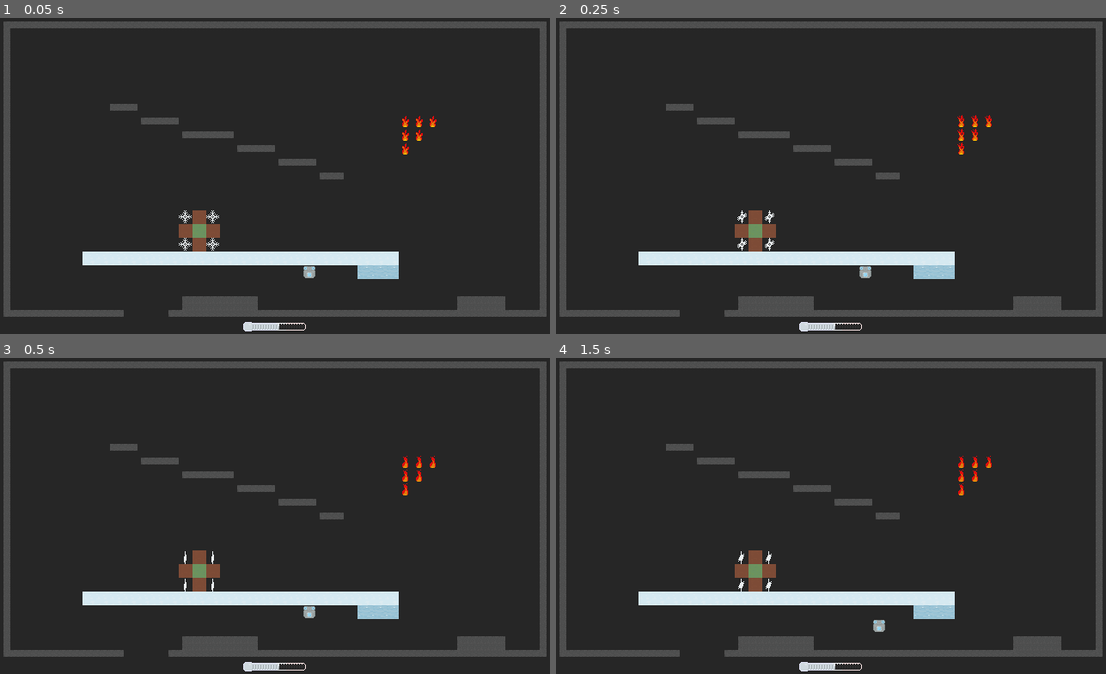
Above: before the commit, frames 1-4 (two rows, left to right).
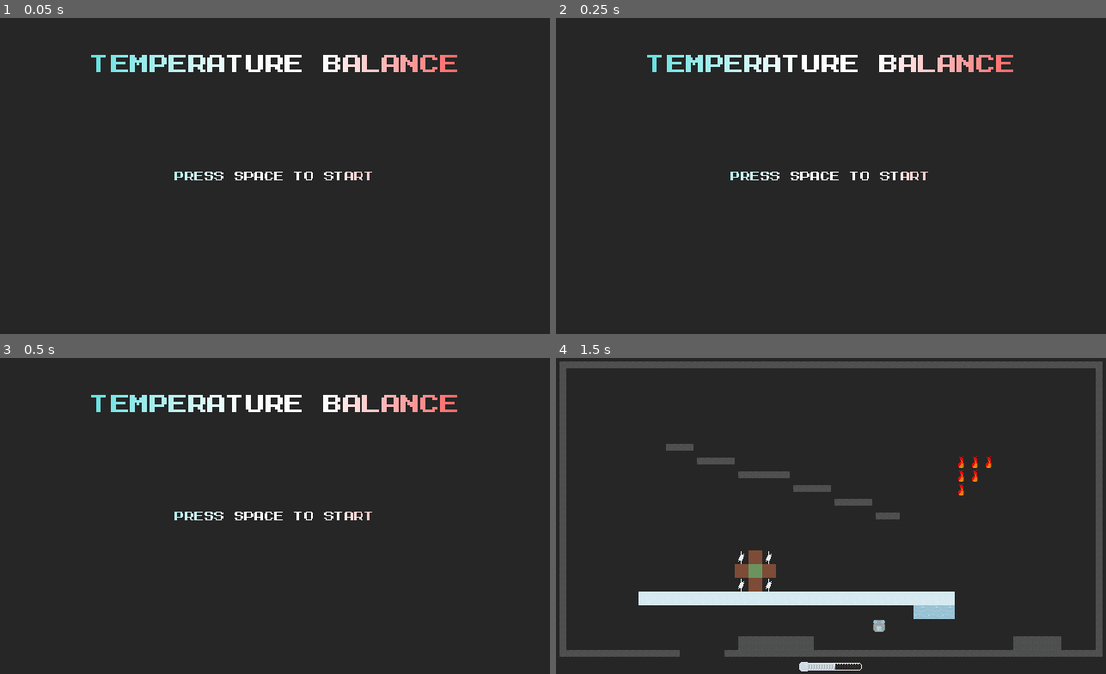
Above: after the commit, the same moments.

Repository: PhotonChaos/TemperatureBalance
Game: Godot game, scene res://scenes/main.tscn
Two runs of this game, one before a commit and one after it. Both use one fixed random seed, a clock stepped at 60 frames per second and the inputs below.
Inputs (mouse positions are in pixels of both pictures, inside the frame that each line leads up to):
- Up to frame 1 (0.05 s): no input
- Up to frame 2 (0.25 s): no input
- Up to frame 3 (0.5 s): no input
- Up to frame 4 (1.5 s): tap Space (start_game, bound only after the commit) at 0.5, 1.35 s; move the mouse to (952, 500) at 0.52 s; hold Right (move_right) 0.53-1.28 s; hold Space (start_game, bound only after the commit) 0.53-1.28 s; click (952, 500) at 0.67 s; move the mouse to (721, 531) at 1.27 s; hold Down (move_down) from 1.28 s (still down)

The runs differ from the first frame. In frame 1, 14% of the frame differs, in the area x 0-100%, y 1-100%; in frame 2, 14%; in frame 3, 14%; in frame 4, nothing differs.

Commit message:
Add main menu and font

Diff:
--- /dev/null
+++ b/main_theme.tres
@@ -0,0 +1,8 @@
+[gd_resource type="Theme" load_steps=2 format=3 uid="uid://coo5bwre2dob0"]
+
+[ext_resource type="FontFile" uid="uid://crk3ox5d7acfl" path="res://MegamaxJonathanToo-YqOq2.ttf" id="1_86g4c"]
+
+[resource]
+default_font = ExtResource("1_86g4c")
+Button/fonts/font = ExtResource("1_86g4c")
+Label/fonts/font = ExtResource("1_86g4c")
--- a/project.godot
+++ b/project.godot
@@ -58,6 +58,11 @@
 "events": [Object(InputEventKey,"resource_local_to_scene":false,"resource_name":"","device":-1,"window_id":0,"alt_press …(192 unchanged characters)…
 ]
 }
+start_game={
+"deadzone": 0.5,
+"events": [Object(InputEventKey,"resource_local_to_scene":false,"resource_name":"","device":-1,"window_id":0,"alt_pressed":false,"shift_pressed":false,"ctrl_pressed":false,"meta_pressed":false,"pressed":false,"keycode":0,"physical_keycode":32,"key_label":0,"unicode":32,"location":0,"echo":false,"script":null)
+]
+}
 
 [rendering]
 
--- /dev/null
+++ b/scenes/MainMenu.tscn
@@ -0,0 +1,69 @@
+[gd_scene load_steps=6 format=3 uid="uid://c3bsieyrhkmwh"]
+
+[ext_resource type="Theme" uid="uid://coo5bwre2dob0" path="res://main_theme.tres" id="1_t7env"]
+[ext_resource type="Texture2D" uid="uid://c2m65ylg4mr5x" path="res://textures/ThermalGradient.tres" id="2_agfiv"]
+[ext_resource type="Script" path="res://scripts/main_menu.gd" id="2_w4msm"]
+
+[sub_resource type="LabelSettings" id="LabelSettings_spb0u"]
+font_size = 31
+
+[sub_resource type="LabelSettings" id="LabelSettings_q1obf"]
+line_spacing = 8.0
+
+[node name="MainMenu" type="Control"]
+layout_mode = 3
+anchors_preset = 15
+anchor_right = 1.0
+anchor_bottom = 1.0
+grow_horizontal = 2
+grow_vertical = 2
+theme = ExtResource("1_t7env")
+script = ExtResource("2_w4msm")
+
+[node name="Title" type="Label" parent="."]
+clip_children = 2
+layout_mode = 1
+anchors_preset = 10
+anchor_right = 1.0
+offset_bottom = 70.0
+grow_horizontal = 2
+text = "Temperature Balance"
+label_settings = SubResource("LabelSettings_spb0u")
+horizontal_alignment = 1
+vertical_alignment = 2
+
+[node name="TextureRect" type="TextureRect" parent="Title"]
+layout_mode = 1
+anchors_preset = 15
+anchor_right = 1.0
+anchor_bottom = 1.0
+grow_horizontal = 2
+grow_vertical = 2
+texture = ExtResource("2_agfiv")
+expand_mode = 1
+
+[node name="Label" type="Label" parent="."]
+clip_children = 2
+layout_mode = 1
+anchors_preset = 14
+anchor_top = 0.5
+anchor_right = 1.0
+anchor_bottom = 0.5
+offset_top = -8.5
+offset_bottom = 8.5
+grow_horizontal = 2
+grow_vertical = 2
+text = "Press space to start"
+label_settings = SubResource("LabelSettings_q1obf")
+horizontal_alignment = 1
+vertical_alignment = 1
+
+[node name="TextureRect" type="TextureRect" parent="Label"]
+layout_mode = 1
+anchors_preset = 15
+anchor_right = 1.0
+anchor_bottom = 1.0
+grow_horizontal = 2
+grow_vertical = 2
+texture = ExtResource("2_agfiv")
+expand_mode = 1
--- a/scenes/main.tscn
+++ b/scenes/main.tscn
@@ -8,8 +8,9 @@
 [ext_resource type="PackedScene" uid="uid://dxmhjfbwfb6gm" path="res://scenes/levels/Tutorial3.tscn" id="5_jamrn"]
 [ext_resource type="PackedScene" uid="uid://bjdag3d8dtyo0" path="res://scenes/levels/Challenge1.tscn" id="6_tnap7"]
 [ext_resource type="PackedScene" uid="uid://c0e45rx2qtbde" path="res://scenes/levels/Challenge2.tscn" id="7_12tus"]
-[ext_resource type="PackedScene" uid="uid://caa2futy5kh05" path="res://scenes/thermometer.tscn" id="9_kc3wl"]
+[ext_resource type="PackedScene" path="res://scenes/thermometer.tscn" id="9_kc3wl"]
 [ext_resource type="PackedScene" uid="uid://c6o1prkrwh8bx" path="res://audio/effects/DeathSFXHandler.tscn" id="10_2l2ee"]
+[ext_resource type="PackedScene" uid="uid://c3bsieyrhkmwh" path="res://scenes/MainMenu.tscn" id="11_jm3ud"]
 
 [node name="MainGame" type="Node2D"]
 script = ExtResource("1_yeod1")
@@ -22,3 +23,7 @@
 
 [node name="DeathSfxHandler" parent="." instance=ExtResource("10_2l2ee")]
 volume_db = -5.0
+
+[node name="MenuLayer" type="CanvasLayer" parent="."]
+
+[node name="MainMenu" parent="MenuLayer" instance=ExtResource("11_jm3ud")]
--- a/scripts/game.gd
+++ b/scripts/game.gd
@@ -9,14 +9,14 @@
 var current_level: Level = null
 
 # TODO:
-# [ ] Main Menu
+# [x] Main Menu
 # [x] Level loading
 #   [x] Tilemap
 # [x] Success signal handler
 # [x] Death signal handler
 # [x] Restart function
-# [ ] Death restart screen (optional)
-# [ ] Temperature update signal handler (Maybe this goes in UI
+# [x] Death restart screen (optional)
+# [x] Temperature update signal handler (Maybe this goes in UI)
 # [ ] Final victory screen
 
 func load_level(level_id: int):
@@ -25,7 +25,6 @@
 
 	current_level.win.connect(level_complete)
 	current_level.loss.connect(restart_level)
-
 
 	$Thermometer.attachPlayer(current_level.player_ref)
 	$Thermometer.updateBar(current_level.player_ref.temperature)
@@ -53,19 +52,24 @@
 	unload_level()
 	load_level(current_level_id)
 
+func start_game():
+	var menu = $MenuLayer/MainMenu
+	remove_child(menu)
+	menu.queue_free()
 
+	$Thermometer.visible = true
+	load_level(current_level_id)
+
+	$SoundtrackHandler.attachPlayer(current_level.player_ref)
+	$SoundtrackHandler.set("properties/switch_to_clip", "Main Theme Neutral")
+	$SoundtrackHandler.play()
 
 func _ready() -> void:
-	# TODO: Load main menu
-
 	current_level_id = level_test_index
 
 	if len(levels) == 0:
 		print("ERROR: No levels specified!")
 		return
 
-	load_level(current_level_id)
-
-	$SoundtrackHandler.attachPlayer(current_level.player_ref)
-	$SoundtrackHandler.set("properties/switch_to_clip", "Main Theme Neutral")
-	$SoundtrackHandler.play()
+	$MenuLayer/MainMenu.start_game.connect(start_game)
+	$Thermometer.visible = false
--- /dev/null
+++ b/scripts/main_menu.gd
@@ -0,0 +1,10 @@
+extends Control
+
+signal start_game
+
+var game_started: bool = false
+
+func _input(event: InputEvent) -> void:
+	if event.is_action_pressed("start_game") and not game_started:
+		start_game.emit()
+		game_started = true
--- /dev/null
+++ b/textures/ThermalGradient.tres
@@ -0,0 +1,8 @@
+[gd_resource type="GradientTexture2D" load_steps=2 format=3 uid="uid://c2m65ylg4mr5x"]
+
+[sub_resource type="Gradient" id="Gradient_3o608"]
+offsets = PackedFloat32Array(0.0123457, 0.438272, 0.589506, 1)
+colors = PackedColorArray(0.072992, 0.814667, 0.814667, 1, 1, 1, 1, 1, 1, 1, 1, 1, 0.980392, 0, 0, 1)
+
+[resource]
+gradient = SubResource("Gradient_3o608")
Binary file added: MegamaxJonathanToo-YqOq2.ttf
Not shown, added: MegamaxJonathanToo-YqOq2.ttf.import
Not shown: 1 places in scenes/main.tscn that only renumber resources
